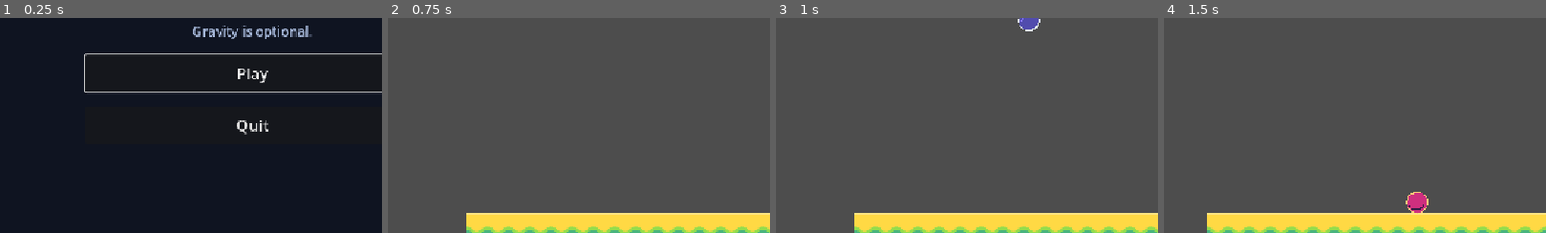
Above: before the commit, frames 1-4 (left to right).
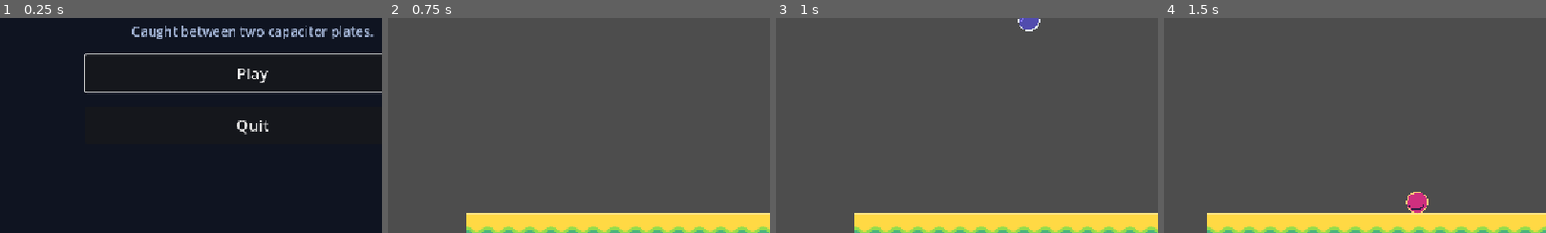
Above: after the commit, the same moments.

Repository: Unknown-device/Haven-game
Game: Godot game, scene res://ui/main_menu.tscn
The game is run twice, just before and just after one commit, with the same random seed, the same clock (stepped at 60 frames per second) and the same inputs.
Inputs (mouse positions are % of the whole screen's width and height, from its top left):
- Up to frame 1 (0.25 s): no input
- Up to frame 2 (0.75 s): click "Play" at 0.5 s
- Up to frame 3 (1 s): no input
- Up to frame 4 (1.5 s): tap Enter (ui_accept) at 1.25 s; move the mouse to (72, 45) at 1.27 s; hold Right (ui_right) from 1.28 s (still down); click (72, 45) at 1.42 s
The pictures show only the part of the screen within x 17-67%, y 44-94%; the shares and areas given below are measured in that part.

The runs differ from the first frame. In frame 1, 1.8% of the frame differs, in the area x 34-98%, y 3-10%; in frame 2, nothing differs; in frame 3, nothing differs; in frame 4, nothing differs.

Commit message:
nerdy description added

Diff:
--- a/ui/main_menu.tscn
+++ b/ui/main_menu.tscn
@@ -44,7 +44,7 @@
 layout_mode = 2
 theme_override_colors/font_color = Color(0.65, 0.72, 0.85, 1)
 theme_override_font_sizes/font_size = 20
-text = "Gravity is optional."
+text = "Caught between two capacitor plates."
 horizontal_alignment = 1
 
 [node name="PlayButton" type="Button" parent="CenterContainer/VBoxContainer"]
